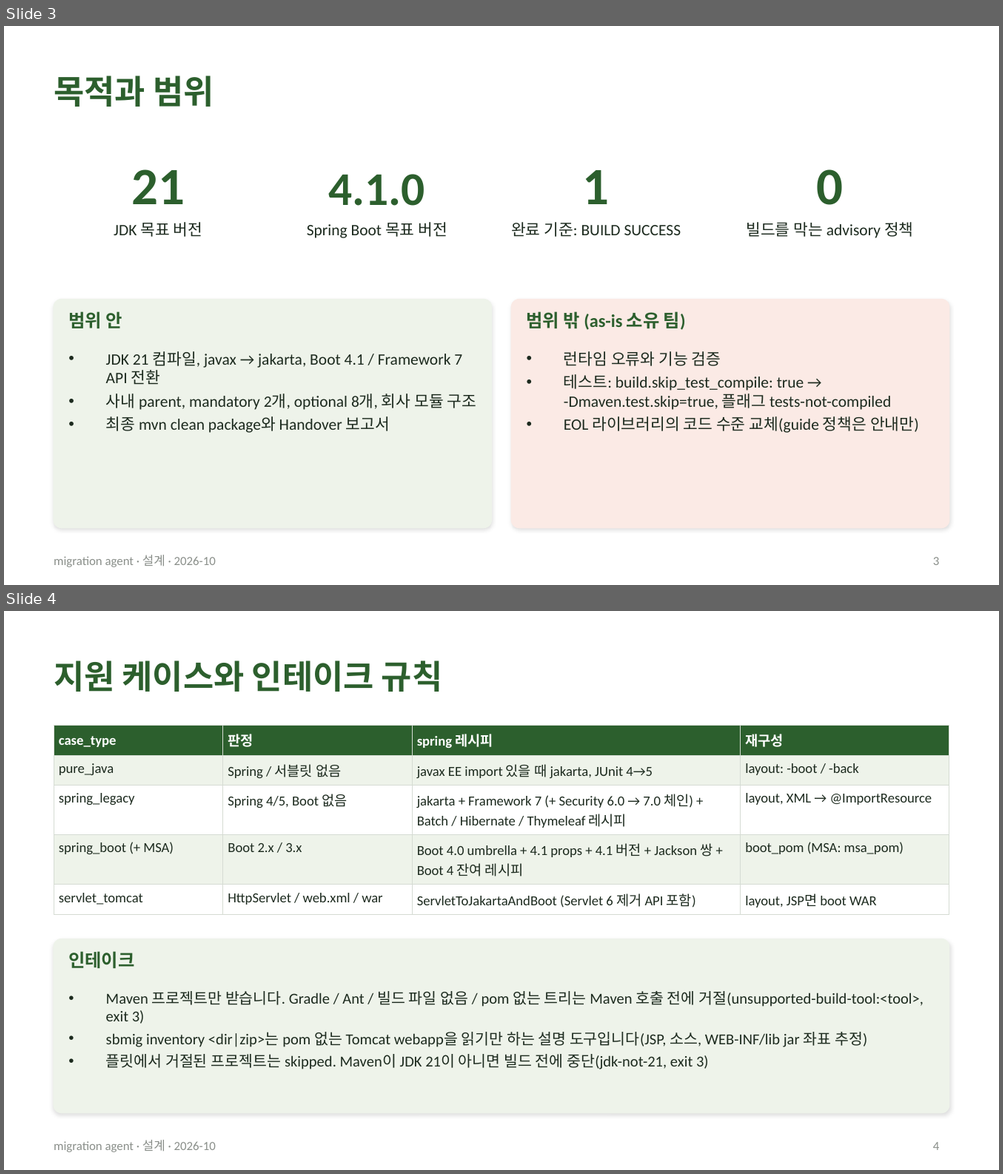
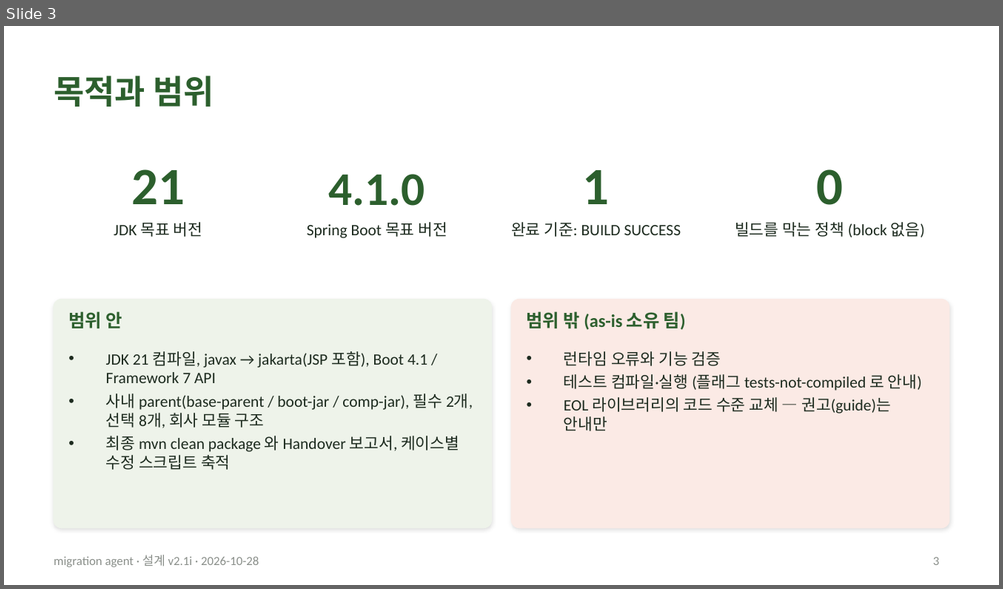
Before and after one commit to acandiatale/tutu, a slide deck: docs/migration-agent/migration-agent.pptx. Shown one above the other, each under a label of ours: slides 3 and 4 before the commit, slide 3 after it. The pictures are 1003x1174 and 1003x589 pixels, drawn with LibreOffice and Linux fonts; fonts in the diff are those of the drawing. Boxes give left, top, right and bottom in pixels: in the first picture for what was removed or moved away, otherwise in the second. Text is boxed around its words. In the diff, an @@ line names an element or a change of style, - is before the commit and + after.

```diff
--- a/docs/migration-agent/migration-agent.pptx
+++ b/docs/migration-agent/migration-agent.pptx
@@ slide 4 removed at bbox=[4, 611, 999, 1170], background #FFFFFF; not listed: 1 template element that a slide beside it also shows @@
@@ title removed at bbox=[54, 661, 442, 692] @@
-지원 케이스와 인테이크 규칙
@@ table removed at bbox=[54, 726, 949, 911], 5 rows, 4 columns @@
-case_type | 판정 | spring 레시피 | 재구성
-pure_java | Spring / 서블릿 없음 | javax EE import 있을 때 jakarta, JUnit 4→5 | layout: -boot / -back
-spring_legacy | Spring 4/5, Boot 없음 | jakarta + Framework 7 (+ Security 6.0 → 7.0 체인) + Batch / Hibernate / Thymeleaf 레시피 | layout, XML → @ImportResource
-spring_boot (+ MSA) | Boot 2.x / 3.x | Boot 4.0 umbrella + 4.1 props + 4.1 버전 + Jackson 쌍 + Boot 4 잔여 레시피 | boot_pom (MSA: msa_pom)
-servlet_tomcat | HttpServlet / web.xml / war | ServletToJakartaAndBoot (Servlet 6 제거 API 포함) | layout, JSP면 boot WAR
@@ rounded rectangle removed at bbox=[54, 940, 949, 1113] @@
@@ text removed at bbox=[68, 951, 134, 968] @@
-인테이크
@@ text removed at bbox=[106, 991, 923, 1070] @@
-• Maven 프로젝트만 받습니다. Gradle / Ant / 빌드 파일 없음 / pom 없는 트리는 Maven 호출 전에 거절(unsupported-build-tool:<tool>, exit 3)
-• sbmig inventory <dir|zip>는 pom 없는 Tomcat webapp을 읽기만 하는 설명 도구입니다(JSP, 소스, WEB-INF/lib jar 좌표 추정)
-• 플릿에서 거절된 프로젝트는 skipped. Maven이 JDK 21이 아니면 빌드 전에 중단(jdk-not-21, exit 3)
@@ page number removed at bbox=[933, 1142, 939, 1150] @@
-4
@@ slide 3 changed as well @@
@@ text at bbox=[734, 222, 925, 238]: text changed @@
-빌드를 막는 advisory 정책
+빌드를 막는 정책 (block 없음)
@@ text at bbox=[106, 352, 472, 470]: text changed @@
-• JDK 21 컴파일, javax → jakarta, Boot 4.1 / Framework 7 API 전환
-• 사내 parent, mandatory 2개, optional 8개, 회사 모듈 구조
-• 최종 mvn clean package와 Handover 보고서
+• JDK 21 컴파일, javax → jakarta(JSP 포함), Boot 4.1 / Framework 7 API
+• 사내 parent(base-parent / boot-jar / comp-jar), 필수 2개, 선택 8개, 회사 모듈 구조
+• 최종 mvn clean package 와 Handover 보고서, 케이스별 수정 스크립트 축적
@@ text at bbox=[563, 375, 922, 432]: text changed @@
-• 테스트: build.skip_test_compile: true → -Dmaven.test.skip=true, 플래그 tests-not-compiled
-• EOL 라이브러리의 코드 수준 교체(guide 정책은 안내만)
+• 테스트 컴파일·실행 (플래그 tests-not-compiled 로 안내)
+• EOL 라이브러리의 코드 수준 교체 — 권고(guide)는 안내만
@@ text at bbox=[54, 555, 259, 568]: text changed @@
-migration agent · 설계 · 2026-10
+migration agent · 설계 v2.1i · 2026-10-28
```
Also in this commit, not shown: 9 other slides changed, 27 slides added, 34 other slides removed, 31 other files.
